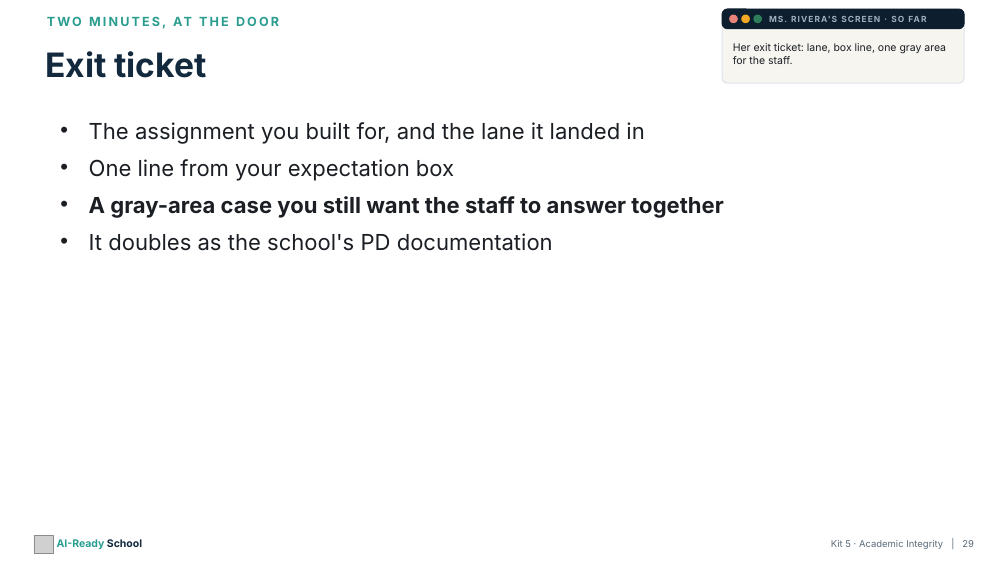
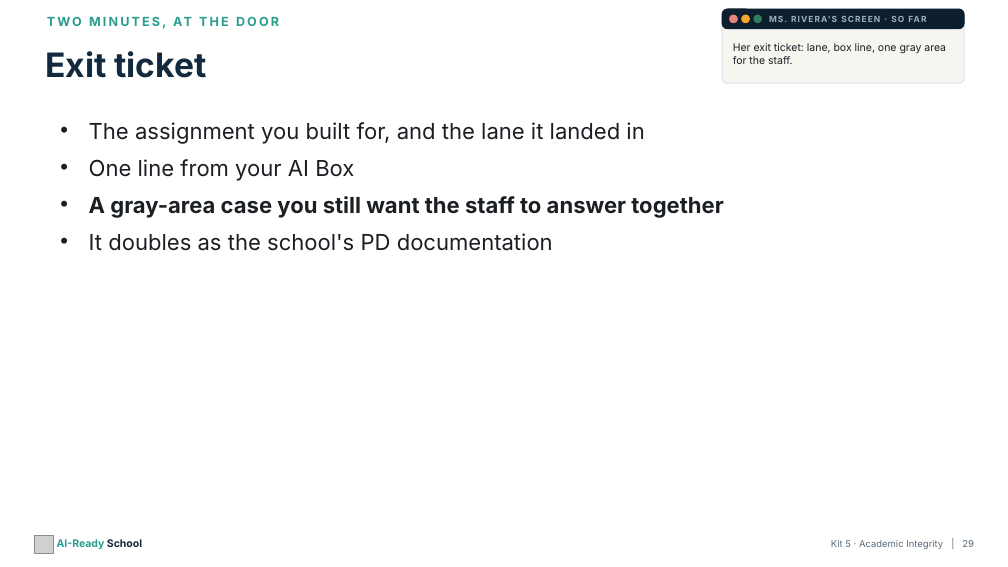
Before and after one commit to aspinozzi1/Ai-School-Ready, a slide deck: slide 29 of kits/kit05/Kit05_PresentationDeck.pptx. Drawn at 1008x567 pixels with LibreOffice and Linux fonts; fonts in the diff are those of the drawing; grey boxes stand for pictures. Boxes give left, top, right and bottom in pixels: in the first picture for what was removed or moved away, otherwise in the second. Text is boxed around its words. In the diff, an @@ line names an element or a change of style, - is before the commit and + after.

```diff
--- a/kits/kit05/Kit05_PresentationDeck.pptx
+++ b/kits/kit05/Kit05_PresentationDeck.pptx
@@ text at (x1=89, y1=159, x2=354, y2=181): text changed @@
-• One line from your expectation box
+• One line from your AI Box
```
Also in this commit, not shown: 14 other slides changed, 19 other files.
